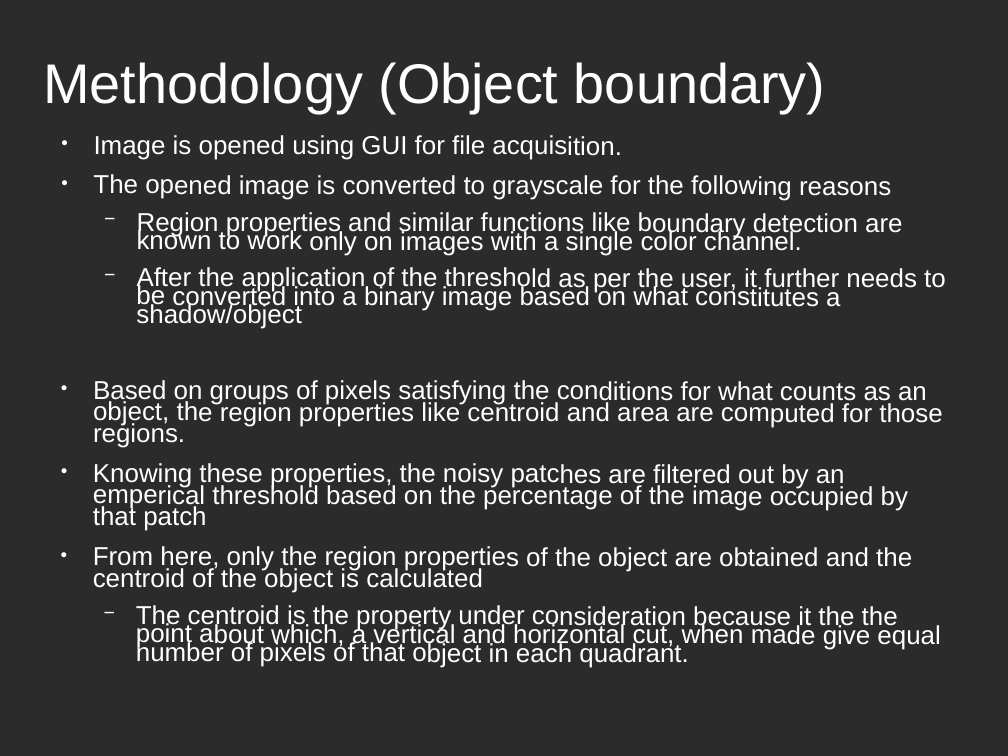
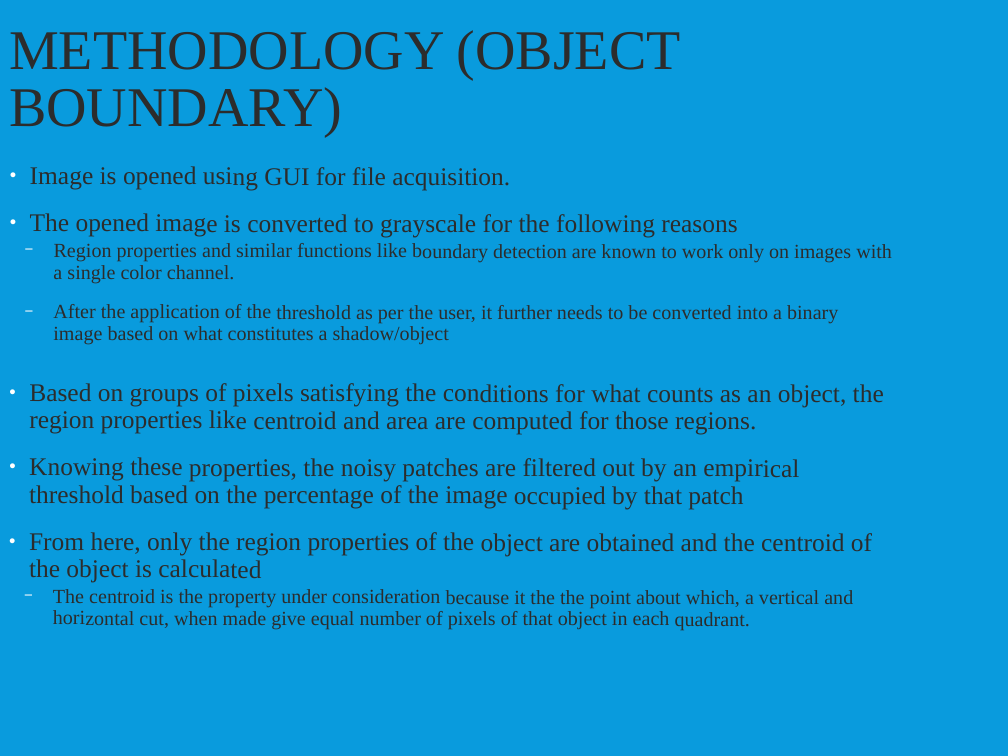
Before and after one commit to Anirudh-Shrikanth/light_source_direction_detection, a slide deck: slide 4 of PPT.odp. Drawn at 1008x756 pixels with LibreOffice and Linux fonts; fonts in the diff are those of the drawing; background and template pictures are left out; a plain dark background stands for a picture behind light text. Boxes give left, top, right and bottom in pixels: in the first picture for what was removed or moved away, otherwise in the second. Text is boxed around its words. In the diff, an @@ line names an element or a change of style, - is before the commit and + after.

```diff
--- a/PPT.odp
+++ b/PPT.odp
@@ background picture (left out) to #099BDD @@
@@ title at bbox=[9, 30, 681, 137]: text changed; size 44 to 44.1 pt; font Arial to Times New Roman; text colour #FFFFFF to #2C2C2C @@
-Methodology (Object boundary)
+METHODOLOGY (OBJECT BOUNDARY)
@@ text "Image is opened using GUI ...": place and size @@
-text "Image is opened using GUI ..." at bbox=[93, 135, 946, 668]
+text "Image is opened using GUI ..." at bbox=[29, 166, 892, 630]
@@ text at bbox=[29, 166, 892, 630]: size 20.4 to 20 pt in "Image is opened using GUI for file ...", "The opened image is converted to grayscale ...", "Based on groups of pixels satisfying the ...", "From here, only the region properties of ..."; font Arial to Times New Roman, text colour #FFFFFF to #2C2C2C in "Image is opened using GUI for file ...", "The opened image is converted to grayscale ...", "Region properties and similar functions like boundary ...", "After the application of the threshold as ..." and 3 more places; size 20.4 to 15.8 pt in "Region properties and similar functions like boundary ...", "After the application of the threshold as ...", "The centroid is the property under consideration ..."; indent changed; line spacing 0.7 to 0.9; more space between paragraphs; list level 2 to 3 in "Region properties and similar functions ..."; line spacing 0.6 to 0.9; list level 2 to 3 in "After the application of the ..."; list level 2 to 3 in "The centroid is the property ..." @@
@@ text at bbox=[29, 457, 799, 510]: text changed; size 20.4 to 20 pt; font Arial to Times New Roman; text colour #FFFFFF to #2C2C2C @@
-● Knowing these properties, the noisy patches are filtered out by an emperical threshold based on the percentage of the image occupied by that patch
+● Knowing these properties, the noisy patches are filtered out by an empirical threshold based on the percentage of the image occupied by that patch
```
Also in this commit, not shown: 7 other slides changed.
